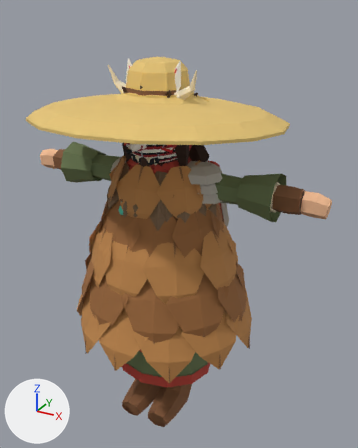
An edit to the glTF model game/assets/characters/hero.glb, drawn before and after from the same camera.
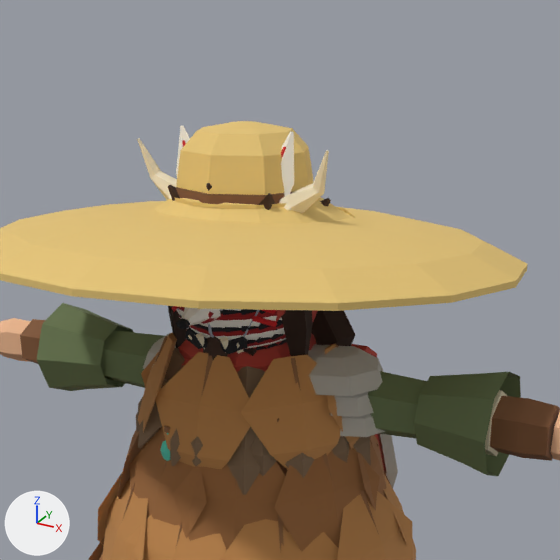
Old and new are each drawn whole from a 50 mm lens placed at (1.27, -2.11, 2.28), pointed at (0.07, 0.08, 1.18) and again close up on the part from 12% to 85% of the width and 0% to 58% of the height. The lights are fixed; the arrows at lower left show +X, +Y and +Z. The older version's two pictures come first.

The first close-up shows 'H_back_leafcloak', 'H_back_leafcloak_dark', 'H_base_Leather', 'H_base_Main', 'H_head_straw', 'H_head_sunhat', 'H_mask_kitsune', 'H_mask_oni_horns', 'H_shoulders_fur', 'H_shoulders_pauldron', 'H_top_robe_cuff_l', 'H_top_robe_cuff_r' and 23 more.
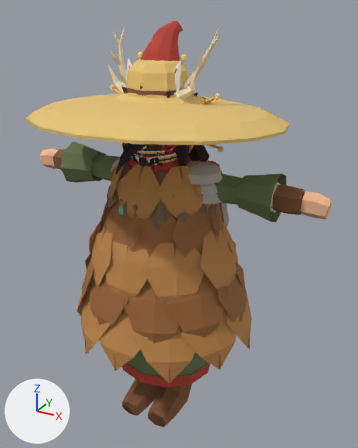
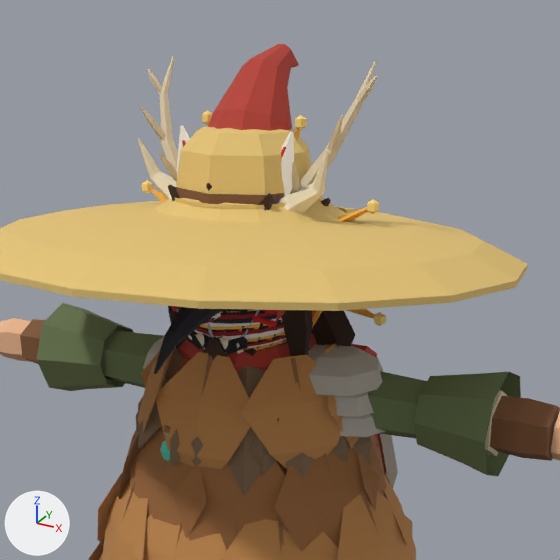
Where the change shows, as pixel boxes [x1, y1, x2, y2] in the close-ups (560 x 560 px):
'H_head_wayfarer', added (red)
    after: [208, 44, 299, 131]
'H_head_antlers', added
    after: [140, 56, 378, 193]
'H_mask_raven', added (black)
    after: [154, 307, 279, 374]
'H_mask_aurum', added (mostly hidden)
    after: [149, 123, 375, 350]
'H_mask_aurum_gem', added
    after: [142, 110, 386, 326]

The change, as a diff of the scene's bpy script:
```diff
--- a/game/assets/characters/hero.glb.py
+++ b/game/assets/characters/hero.glb.py
@@ mat_raven @@
+mat_raven = principled_material('Raven')
+mat_raven.base_color = (0.0153, 0.0153, 0.0245)  # black #21212b
+mat_raven.roughness = 0.85
@@ mat_sunglow @@
+mat_sunglow = principled_material('SunGlow')
+mat_sunglow.base_color = (1.0, 0.711, 0.214)  # yellow #ffdb7f
+mat_sunglow.roughness = 0.85
@@ mat_sungold @@
+mat_sungold = principled_material('SunGold')
+mat_sungold.base_color = (0.955, 0.448, 0.047)  # orange #fab33d
+mat_sungold.roughness = 0.85
@@ mat_antler @@
+mat_antler = principled_material('Antler')
+mat_antler.base_color = (0.711, 0.587, 0.393)  # beige #dbc9a8
+mat_antler.roughness = 0.85
@@ me_h_mask_raven @@
+me_h_mask_raven.from_pydata(...)  # 232 vertices, 456 faces; spans x -0.176..0.176, y -0.382..-0.032, z 1.588..1.857
+me_h_mask_raven.materials.append(mat_raven)  # black #21212b
@@ me_h_mask_aurum_gem @@
+me_h_mask_aurum_gem.from_pydata(...)  # 92 vertices, 156 faces; spans x -0.337..0.337, y -0.186..0.049, z 1.635..2.078
+me_h_mask_aurum_gem.materials.append(mat_sunglow)  # yellow #ffdb7f
@@ me_h_mask_aurum @@
+me_h_mask_aurum.from_pydata(...)  # 328 vertices, 604 faces; spans x -0.32..0.32, y -0.184..0.09, z 1.53..2.059
+me_h_mask_aurum.materials.append(mat_sungold)  # orange #fab33d
@@ me_h_head_wayfarer @@
+me_h_head_wayfarer.from_pydata(...)  # 124 vertices, 212 faces; spans x -0.36..0.36, y -0.34..0.34, z 1.729..2.216
+me_h_head_wayfarer.materials.append(mat_accent)  # red #b84033
@@ me_h_head_antlers @@
+me_h_head_antlers.from_pydata(...)  # 150 vertices, 268 faces; spans x -0.293..0.294, y -0.091..0.113, z 1.815..2.187
+me_h_head_antlers.materials.append(mat_antler)  # beige #dbc9a8
@@ ob_h_mask_raven @@
+ob_h_mask_raven = bpy.data.objects.new('H_mask_raven', me_h_mask_raven)
+ob_h_mask_raven.location = (0.0, 0.0, 0.0)
@@ ob_h_mask_aurum_gem @@
+ob_h_mask_aurum_gem = bpy.data.objects.new('H_mask_aurum_gem', me_h_mask_aurum_gem)
+ob_h_mask_aurum_gem.location = (0.0, 0.0, 0.0)
@@ ob_h_mask_aurum @@
+ob_h_mask_aurum = bpy.data.objects.new('H_mask_aurum', me_h_mask_aurum)
+ob_h_mask_aurum.location = (0.0, 0.0, 0.0)
@@ ob_h_head_wayfarer @@
+ob_h_head_wayfarer = bpy.data.objects.new('H_head_wayfarer', me_h_head_wayfarer)
+ob_h_head_wayfarer.location = (0.0, 0.0, 0.0)
@@ ob_h_head_antlers @@
+ob_h_head_antlers = bpy.data.objects.new('H_head_antlers', me_h_head_antlers)
+ob_h_head_antlers.location = (0.0, 0.0, 0.0)
```
